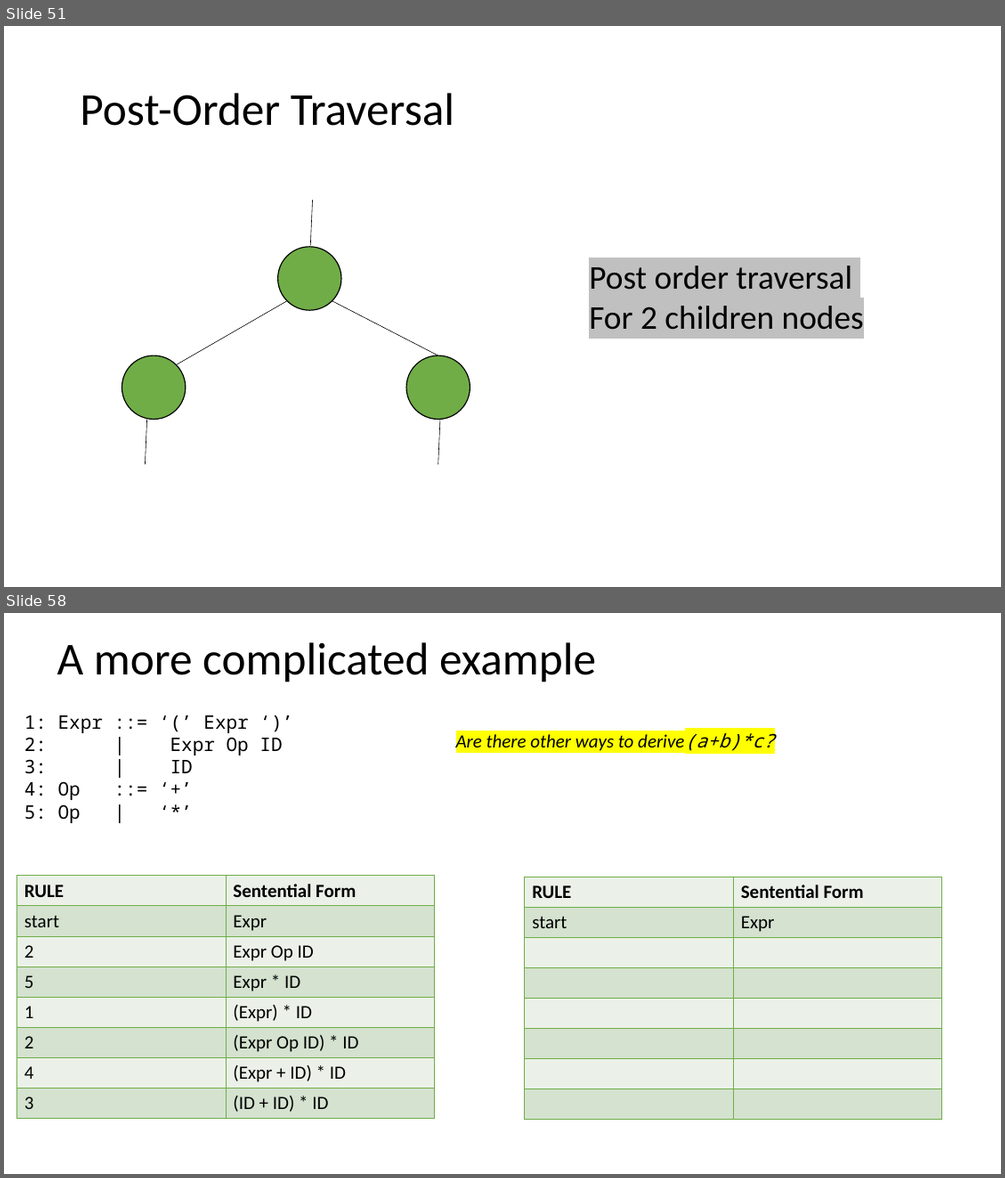
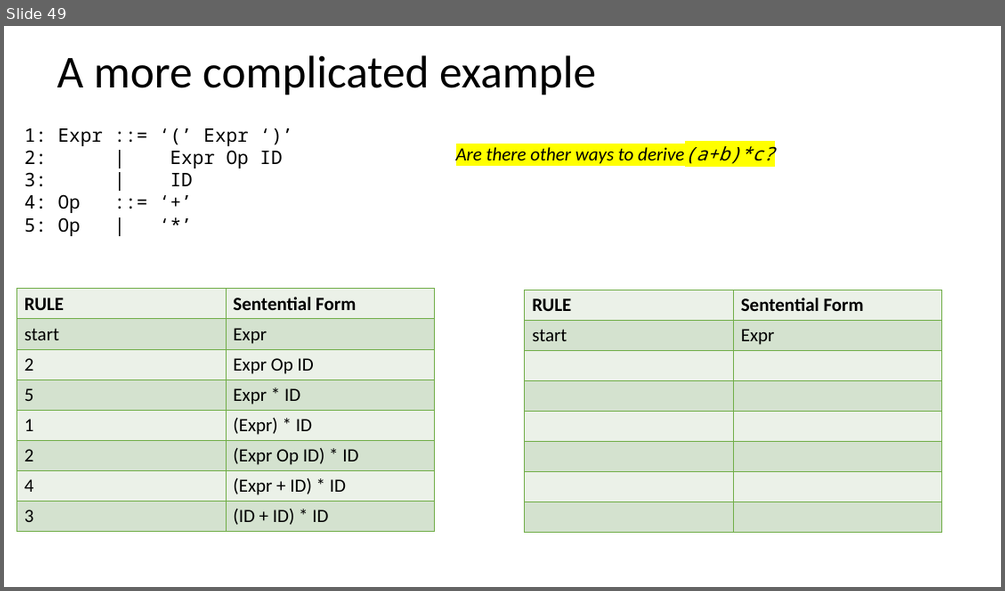
Before and after one commit to siero/CSE110A-W26, a slide deck: PDFS/C110-07A-CFG-Ambig-rev3.pptx. Shown one above the other, each under a label of ours: slides 51 and 58 before the commit, slide 49 after it; the slides between them are not shown. The pictures are 1005x1178 and 1005x591 pixels, drawn with LibreOffice and Linux fonts; fonts in the diff are those of the drawing. Boxes give left, top, right and bottom in pixels: in the first picture for what was removed or moved away, otherwise in the second. Text is boxed around its words. In the diff, an @@ line names an element or a change of style, - is before the commit and + after.

```diff
--- a/PDFS/C110-07A-CFG-Ambig-rev3.pptx
+++ b/PDFS/C110-07A-CFG-Ambig-rev3.pptx
@@ slide 51 removed at [4, 26, 1001, 587], background #FFFFFF @@
@@ title removed at [80, 93, 454, 126] @@
-Post-Order Traversal
@@ line removed from (313, 200) to (310, 245) @@
@@ ellipse removed at [278, 247, 341, 310] @@
@@ text removed at [589, 265, 864, 329] @@
-Post order traversal
-For 2 children nodes
@@ line removed from (287, 301) to (176, 365) @@
@@ line removed from (332, 301) to (438, 356) @@
@@ ellipse removed at [122, 356, 186, 419] @@
@@ ellipse removed at [406, 356, 469, 419] @@
@@ line removed from (146, 419) to (146, 464) @@
@@ line removed from (440, 419) to (438, 464) @@
@@ what was slide 58 is now slide 49 @@
```
Also in this commit, not shown: 14 slides changed, 2 slides added, 6 other slides removed, 1 other file.
